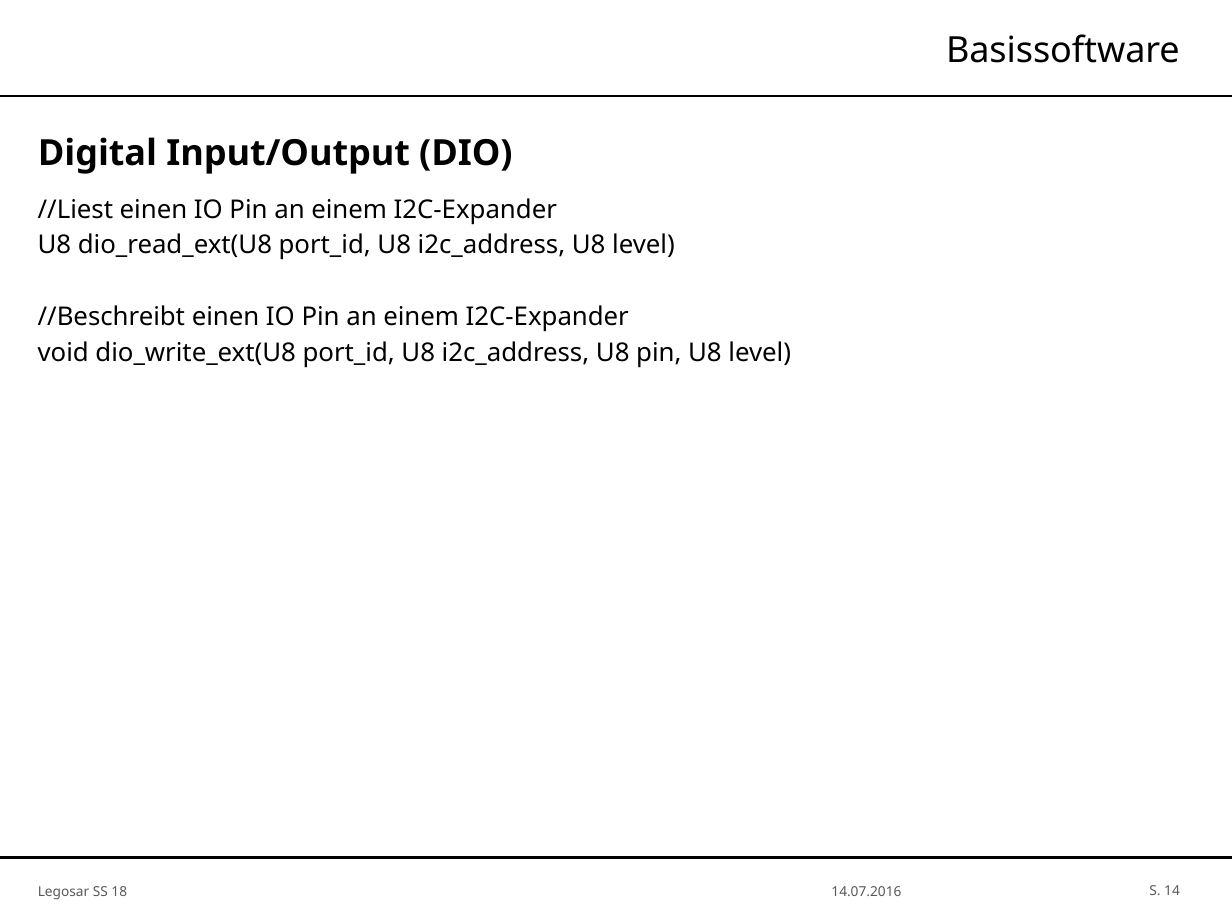
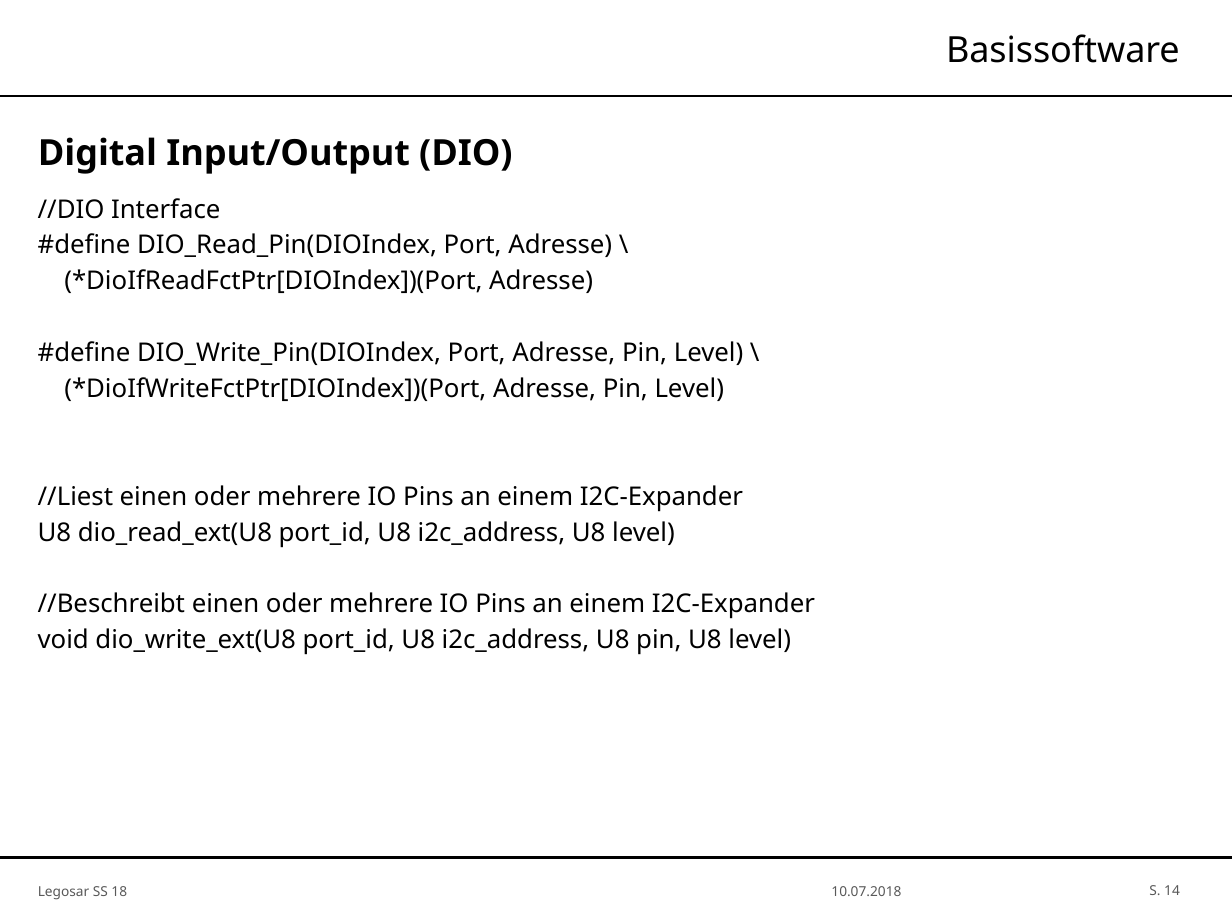
Before and after one commit to SimH1993/OTHR_AUTOSARSS18, a slide deck: slide 14 of Präsentation/Teilpräsentationen/Basissoftware.pptx. Drawn at 1232x924 pixels with LibreOffice and Linux fonts; fonts in the diff are those of the drawing; background and template pictures are left out. Boxes give left, top, right and bottom in pixels: in the first picture for what was removed or moved away, otherwise in the second. Text is boxed around its words. In the diff, an @@ line names an element or a change of style, - is before the commit and + after.

```diff
--- a/Präsentation/Teilpräsentationen/Basissoftware.pptx
+++ b/Präsentation/Teilpräsentationen/Basissoftware.pptx
@@ text at [38, 198, 743, 512]: text changed @@
-//Liest einen IO Pin an einem I2C-Expander
+//DIO Interface
+#define DIO_Read_Pin(DIOIndex, Port, Adresse) \
+(*DioIfReadFctPtr[DIOIndex])(Port, Adresse)
+#define DIO_Write_Pin(DIOIndex, Port, Adresse, Pin, Level) \
+(*DioIfWriteFctPtr[DIOIndex])(Port, Adresse, Pin, Level)
+//Liest einen oder mehrere IO Pins an einem I2C-Expander
@@ text at [38, 592, 815, 619]: text changed @@
-//Beschreibt einen IO Pin an einem I2C-Expander
+//Beschreibt einen oder mehrere IO Pins an einem I2C-Expander
@@ text at [831, 886, 901, 896]: text changed @@
-14.07.2016
+10.07.2018
```
Also in this commit, not shown: 15 other slides changed, 5 other files.
